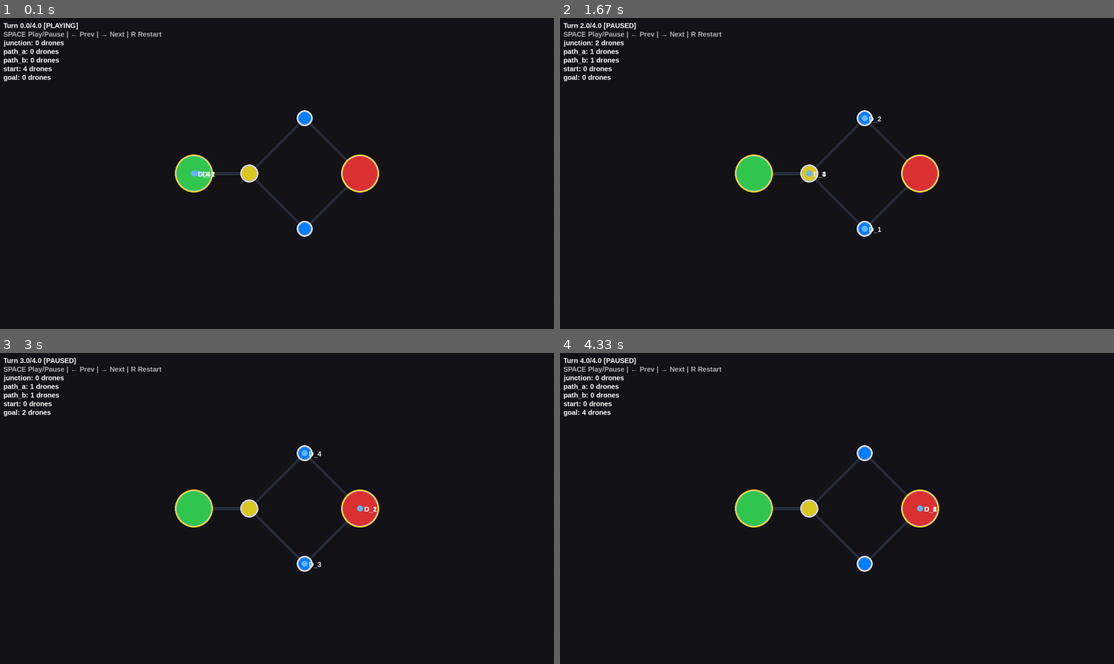
Above: before the commit, frames 1-4 (two rows, left to right).
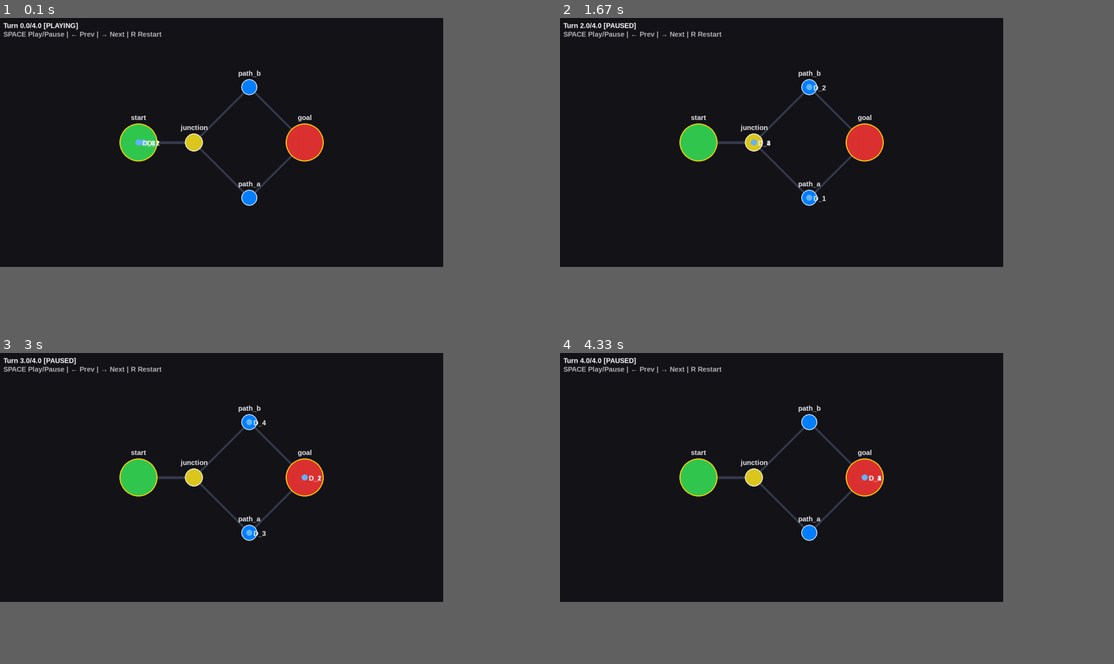
Above: after the commit, the same moments.

Repository: Irohs6/fly_in_v2
Game: pygame game, started from main.py
Same seed, same stepped clock (60 frames per second), same inputs: the game is played once before the commit and once after it.
Inputs (mouse positions are in pixels of both pictures, inside the frame that each line leads up to):
- Up to frame 1 (0.1 s): no input
- Up to frame 2 (1.67 s): hold R 0.33-0.8 s; hold Right 0.33-0.8 s; move the mouse to (764, 151) at 0.37 s; hold Right 0.83-1.3 s; click (781, 157) at 1.38 s
- Up to frame 3 (3 s): hold Right 1.67-2.13 s; move the mouse to (116, 480) at 1.7 s; click "D_4" at 2.22 s; click (138, 452) at 2.55 s, where only the run after the commit has a clickable "start"; tap C at 2.83 s
- Up to frame 4 (4.33 s): hold Right from 4.17 s (still down); move the mouse to (759, 542) at 4.2 s
In our replay, the window is 900x506 before the commit and 720x405 after it. These sizes can differ from the game's own. Grey fills any space a smaller window leaves; there, only what the larger window draws over its background counts as a difference.

The runs differ from the first frame. In frame 1, 4.7% of the frame differs, in the area x 0-69%, y 7-71%; in frame 2, 4.8%; in frame 3, 4.7%; in frame 4, 4.7%.

Commit message:
update: optimisation du code

Diff:
--- a/src/view/graph_renderer.py
+++ b/src/view/graph_renderer.py
@@ -1,9 +1,6 @@
-import math
 import pygame
-
 from src.model.graph import Graph
 from src.model.hub import Hub
-from .sprite.hub_sprite import HubSprite
 from .utils.camera import Camera
 from .utils.coordinate_system import CoordinateSystem
 
@@ -40,6 +37,9 @@
     HUB_MIN_RADIUS = 20
     HUB_MAX_RADIUS = 55
 
+    def __init__(self, font: pygame.font.Font) -> None:
+        self.font = font
+
     def radius(self, zone: Hub, zoom: float) -> int:
         # Rayon calculé en fonction de la capacité maximale du hub
         hub_radius = self.HUB_BASE_RADIUS + zone.capacity * self.HUB_SCALE
@@ -51,31 +51,77 @@
         # Application du zoom
         return max(4, int(hub_radius * zoom))
 
-    def draw(self, screen: pygame.Surface, zone: Hub,
-             position: tuple[int, int],
-             zoom: float, is_start: bool = False,
-             is_end: bool = False) -> None:
-        # Couleur du hub
-        hub_color = self.COLOR_MAP.get(zone.color, (200, 200, 200))
-
-        # Calcul du rayon
+    def draw(
+        self,
+        screen: pygame.Surface,
+        zone: Hub,
+        position: tuple[int, int],
+        zoom: float,
+        is_start: bool = False,
+        is_end: bool = False,
+    ) -> None:
+        hub_color = self.COLOR_MAP.get(
+            zone.color,
+            (200, 200, 200),
+        )
+
         hub_radius = self.radius(zone, zoom)
 
-        # Dessin du cercle principal
-        HubSprite(radius=hub_radius,
-                  color=hub_color).draw(screen, position)
-
-        # Dessin du contour (or pour départ/arrivée, blanc sinon)
+        border_color = (255, 255, 255)
+        border_width = 2
+
         if is_start or is_end:
-            pygame.draw.circle(screen, (255, 215, 0), position, hub_radius, 3)
-        else:
-            pygame.draw.circle(screen, (255, 255, 255),
-                               position, hub_radius, 2)
-
-
+            border_color = (255, 215, 0)
+            border_width = 3
+
+        pygame.draw.circle(
+            screen,
+            hub_color,
+            position,
+            hub_radius,
+        )
+
+        pygame.draw.circle(
+            screen,
+            border_color,
+            position,
+            hub_radius,
+            border_width,
+        )
+
+        self.draw_label(
+            screen,
+            zone,
+            position,
+            hub_radius,
+        )
+
+    def draw_label(
+        self,
+        screen: pygame.Surface,
+        zone: Hub,
+        position: tuple[int, int],
+        radius: int,
+    ) -> None:
+
+        label = self.font.render(
+            zone.name,
+            True,
+            (230, 230, 235)
+        )
+
+        label_rect = label.get_rect()
+
+        label_rect.midbottom = (
+            position[0],
+            position[1] - radius - 6
+        )
+
+        screen.blit(label, label_rect)
 # ───────────────────────────────────────────────
 # ConnectionRenderer
 # ───────────────────────────────────────────────
+
 
 class ConnectionRenderer:
     CONN_FILL = (55, 60, 78)
@@ -86,32 +132,36 @@
              source_position: tuple[int, int],
              target_position: tuple[int, int], zoom: float) -> None:
         # Ne rien dessiner si les deux hubs sont au même endroit
-        if math.hypot(
-            target_position[0] - source_position[0],
-            target_position[1] - source_position[1],
-        ) == 0:
+        if source_position == target_position:
             return
 
         # Épaisseur de la connexion selon le zoom
-        connection_width = max(2, int(self.BAND_WIDTH * zoom))
-
-        # Bande principale
+        border_width = max(
+            2,
+            int(self.BAND_WIDTH * zoom),
+        )
+
+        fill_width = max(
+            1,
+            border_width - 3,
+        )
+
+        pygame.draw.line(
+            screen,
+            self.CONN_BORDER,
+            source_position,
+            target_position,
+            border_width,
+        )
+
         pygame.draw.line(
             screen,
             self.CONN_FILL,
             source_position,
             target_position,
-            connection_width,
-        )
-
-        # Contour de la bande
-        pygame.draw.line(
-            screen,
-            self.CONN_BORDER,
-            source_position,
-            target_position,
-            max(1, connection_width - 2),
-        )
+            fill_width,
+        )
+
 
 # ───────────────────────────────────────────────
 # GraphRenderer
@@ -126,13 +176,14 @@
         graph: Graph,
         screen: pygame.Surface,
         coordinate_system: CoordinateSystem,
+        font: pygame.font.Font
     ) -> None:
         self.graph = graph
         self.screen = screen
         self.coord = coordinate_system
         self.world_positions = self.coord.world_positions
-
-        self.hub_renderer = HubRenderer()
+        self.font = font
+        self.hub_renderer = HubRenderer(font)
         self.connection_renderer = ConnectionRenderer()
 
     def draw(self, camera: Camera) -> None:
@@ -147,7 +198,7 @@
         for connection in self.graph.connections:
             source_pos = hub_screen_positions.get(connection.source.name)
             target_pos = hub_screen_positions.get(connection.target.name)
-            if source_pos and target_pos:
+            if source_pos is not None and target_pos is not None:
                 self.connection_renderer.draw(
                     self.screen, source_pos, target_pos,
                     camera.zoom
@@ -155,7 +206,7 @@
 
         for zone in self.graph.hubs.values():
             hub_pos = hub_screen_positions.get(zone.name)
-            if hub_pos:
+            if hub_pos is not None:
                 self.hub_renderer.draw(
                     self.screen,
                     zone,
--- a/src/view/pygame_view.py
+++ b/src/view/pygame_view.py
@@ -10,8 +10,8 @@
 
 class PygameView:
 
-    SCREEN_W = 1600
-    SCREEN_H = 900
+    SCREEN_W = 0
+    SCREEN_H = 0
     CELL_SIZE = 160
 
     def __init__(
@@ -54,6 +54,7 @@
             graph=self.graph,
             screen=screen,
             coordinate_system=coord,
+            font=font_small,
         )
 
         replay = ReplayPlayer(
@@ -143,11 +144,6 @@
                 font_small,
             )
 
-            replay.draw_info_hub(
-                screen,
-                font_small,
-            )
-
             pygame.display.flip()
 
         pygame.quit()
--- a/src/view/replay_player.py
+++ b/src/view/replay_player.py
@@ -273,23 +273,43 @@
     def draw_info_hub(
         self,
         screen: pygame.Surface,
+        camera: Camera,
         font: pygame.font.Font,
     ) -> None:
-        """Affiche le nom et le nombre de drones des hubs."""
+        """Affiche le nombre de drones présents sur chaque hub."""
 
         if not self.frames:
             return
 
         frame = self.frames[self.current_index]
 
-        for index, (hub_id, hub_state) in enumerate(frame.hubs.items()):
+        screen_w, screen_h = screen.get_size()
+
+        for hub_id, hub_state in frame.hubs.items():
+
+            world_position = self.hub_positions.get(hub_id)
+
+            if world_position is None:
+                continue
+
+            screen_position = camera.world_to_screen(
+                world_position[0],
+                world_position[1],
+                screen_w,
+                screen_h,
+            )
+
             info = font.render(
-                f"{hub_id}: {hub_state.nb_drones} drones",
+                str(hub_state.nb_drones),
                 True,
                 (255, 255, 255),
             )
 
-            screen.blit(
-                info,
-                (10, 60 + 25 * index),
-            )
+            info_rect = info.get_rect()
+
+            info_rect.midtop = (
+                screen_position[0],
+                screen_position[1] + 30,
+            )
+
+            screen.blit(info, info_rect)
